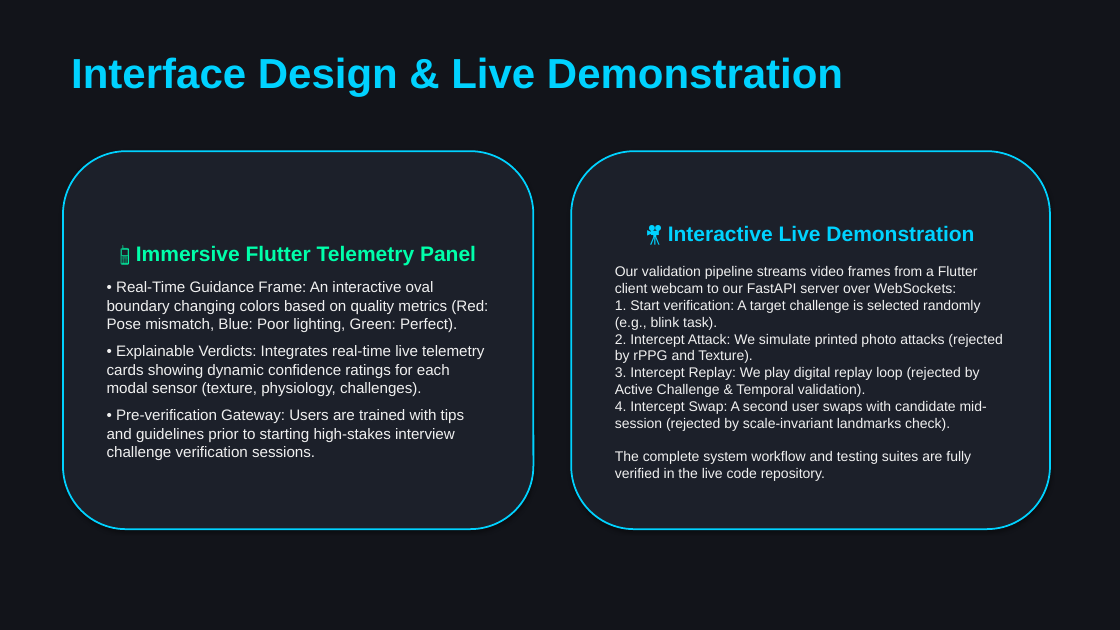
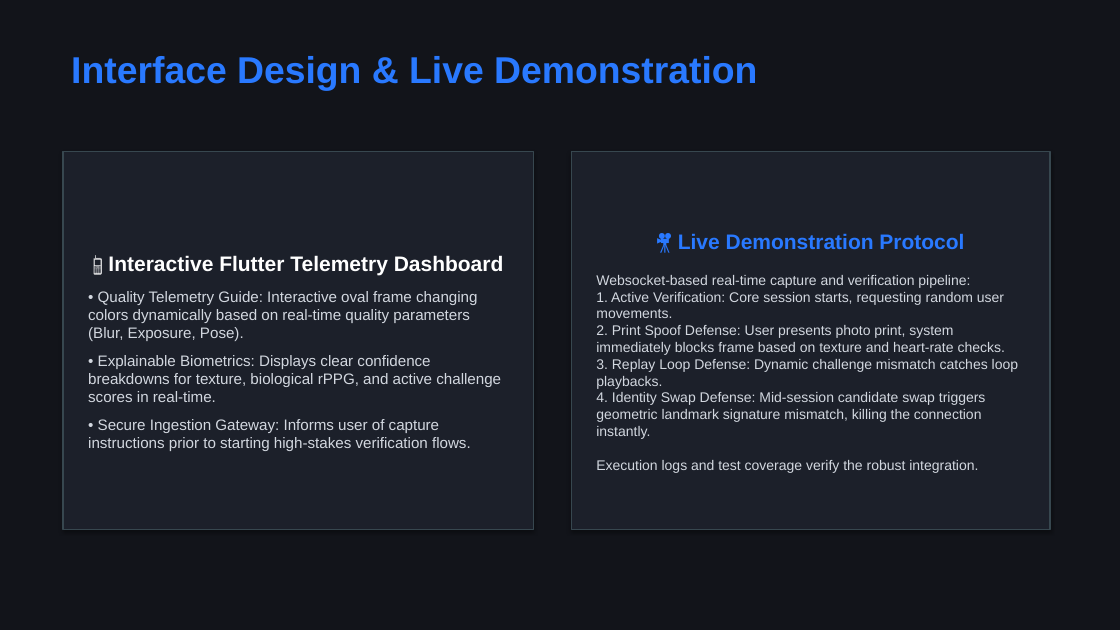
Before and after one commit to sthavirpunwatkar/SHIELD-Secure-Human-Identity-Liveness-Evaluation-Detection, a slide deck: slide 6 of reports/cdac_project_review.pptx. Drawn at 1120x630 pixels with LibreOffice and Linux fonts; fonts in the diff are those of the drawing. Boxes give left, top, right and bottom in pixels: in the first picture for what was removed or moved away, otherwise in the second. Text is boxed around its words. In the diff, an @@ line names an element or a change of style, - is before the commit and + after.

Commit message:
docs: Rewrite slides text and update colors to minimal industry-standard corporate slate blue

```diff
--- a/reports/cdac_project_review.pptx
+++ b/reports/cdac_project_review.pptx
@@ text "Interface Design & Live Demonstration" at <box>71,56,757,91</box>: size 36 to 32 pt, text colour #00D2FF to #2979FF @@
@@ rectangle "📱 Interactive Flutter Telemetry Dashboard" at <box>63,151,534,529</box>: rounded rectangle to rectangle; outline #00D2FF 1.5 pt to #37474F 1 pt @@
@@ rectangle "🎥 Live Demonstration Protocol" at <box>571,151,1050,529</box>: rounded rectangle to rectangle; outline #00D2FF 1.5 pt to #37474F 1 pt @@
@@ text in rectangle at <box>596,233,1018,473</box>: text changed; text colour #F0F0F0 to #D2D7DF @@
-🎥 Interactive Live Demonstration
-Our validation pipeline streams video frames from a Flutter client webcam to our FastAPI server over WebSockets:
-1. Start verification: A target challenge is selected randomly (e.g., blink task).
-2. Intercept Attack: We simulate printed photo attacks (rejected by rPPG and Texture).
-3. Intercept Replay: We play digital replay loop (rejected by Active Challenge & Temporal validation).
-4. Intercept Swap: A second user swaps with candidate mid-session (rejected by scale-invariant landmarks check).
-The complete system workflow and testing suites are fully verified in the live code repository.
+🎥 Live Demonstration Protocol
+Websocket-based real-time capture and verification pipeline:
+1. Active Verification: Core session starts, requesting random user movements.
+2. Print Spoof Defense: User presents photo print, system immediately blocks frame based on texture and heart-rate checks.
+3. Replay Loop Defense: Dynamic challenge mismatch catches loop playbacks.
+4. Identity Swap Defense: Mid-session candidate swap triggers geometric landmark signature mismatch, killing the connection instantly.
+Execution logs and test coverage verify the robust integration.
@@ text in rectangle at <box>88,255,504,451</box>: text changed; text colour #F0F0F0 to #D2D7DF @@
-📱 Immersive Flutter Telemetry Panel
-• Real-Time Guidance Frame: An interactive oval boundary changing colors based on quality metrics (Red: Pose mismatch, Blue: Poor lighting, Green: Perfect).
-• Explainable Verdicts: Integrates real-time live telemetry cards showing dynamic confidence ratings for each modal sensor (texture, physiology, challenges).
-• Pre-verification Gateway: Users are trained with tips and guidelines prior to starting high-stakes interview challenge verification sessions.
+📱 Interactive Flutter Telemetry Dashboard
+• Quality Telemetry Guide: Interactive oval frame changing colors dynamically based on real-time quality parameters (Blur, Exposure, Pose).
+• Explainable Biometrics: Displays clear confidence breakdowns for texture, biological rPPG, and active challenge scores in real-time.
+• Secure Ingestion Gateway: Informs user of capture instructions prior to starting high-stakes verification flows.
```
Also in this commit, not shown: 5 other slides changed, 4 other files.
